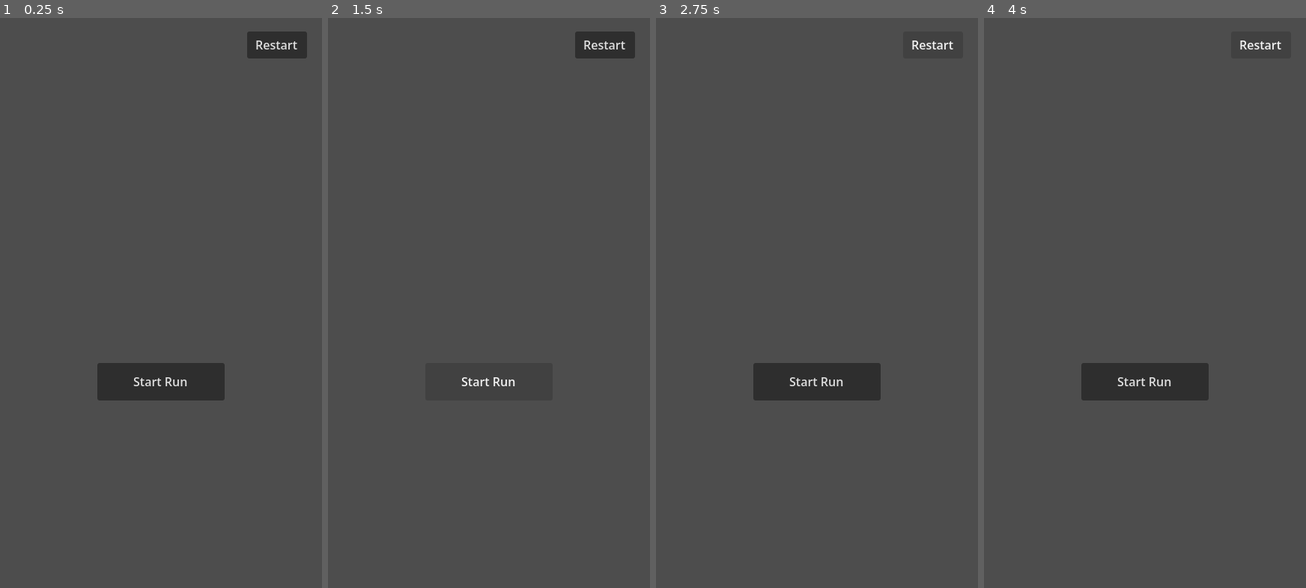
Above: before the commit, frames 1-4 (left to right).
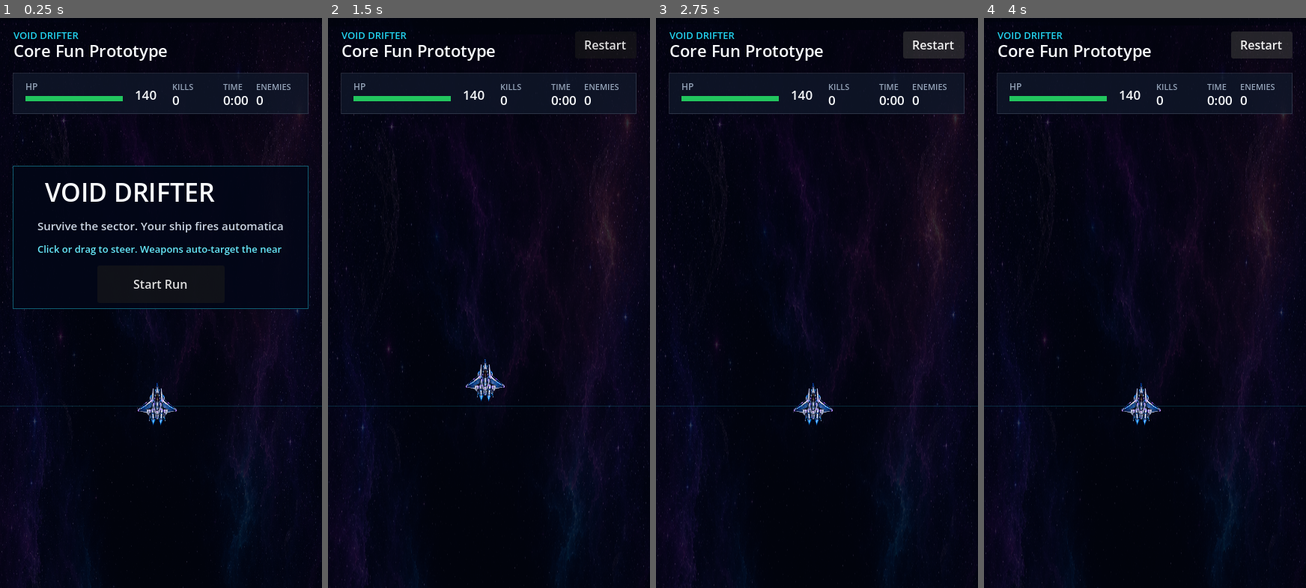
Above: after the commit, the same moments.

Repository: pflikweert/space-idle-game
Game: Godot game, scene res://scenes/main.tscn
Two runs of this game, one before a commit and one after it. Both use one fixed random seed, a clock stepped at 60 frames per second and the inputs below.
Inputs (mouse positions are in pixels of both pictures, inside the frame that each line leads up to):
- Up to frame 1 (0.25 s): no input
- Up to frame 2 (1.5 s): click "Start Run" at 0.5 s; click (489, 382) at 1.25 s, where only the run before the commit has a clickable "Start Run"
- Up to frame 3 (2.75 s): click "Restart" at 2 s
- Up to frame 4 (4 s): click "Restart" at 2.75 s; click "Restart" at 3.5 s

The runs differ from the first frame. In frame 1, 100% of the frame differs, in the area x 0-100%, y 0-100%; in frame 2, 100%; in frame 3, 100%; in frame 4, 100%.
Error before the commit: Parse Error: Cannot infer the type of "direction" variable because the value doesn't have a set type. (res://scripts/void_drifter_game.gd:213)
Error after the commit: Invalid assignment of property or key 'size' with value of type 'Vector2' on a base object of type 'Nil'. (res://scripts/void_drifter_game.gd:387)

Commit message:
Fix Godot web export after local install

Diff:
--- a/godot/void-drifter/project.godot
+++ b/godot/void-drifter/project.godot
@@ -1,13 +1,22 @@
 ; Engine configuration file.
-; Open this folder in Godot 4.x to run the VOID DRIFTER MVP scene.
+; It's best edited using the editor UI and not directly,
+; since the parameters that go here are not all obvious.
+;
+; Format:
+;   [section] ; section goes between []
+;   param=value ; assign values to parameters
 
 config_version=5
+
+[animation]
+
+compatibility/default_parent_skeleton_in_mesh_instance_3d=true
 
 [application]
 
 config/name="VOID DRIFTER MVP"
 run/main_scene="res://scenes/main.tscn"
-config/features=PackedStringArray("4.3")
+config/features=PackedStringArray("4.6")
 config/icon="res://assets/player_ship/player_ship_idle.png"
 
 [display]
--- a/godot/void-drifter/scripts/void_drifter_game.gd
+++ b/godot/void-drifter/scripts/void_drifter_game.gd
@@ -210,7 +210,7 @@
 			nearest = enemy
 			nearest_distance = enemy_distance
 
-	var direction := (nearest.position - player_position).normalized()
+	var direction: Vector2 = (nearest.position - player_position).normalized()
 	bullets.append({
 		"id": next_id,
 		"position": Vector2(player_position.x, player_position.y - player.radius),
@@ -223,7 +223,7 @@
 func _update_enemy_movement(delta: float) -> void:
 	var player_position: Vector2 = player.position
 	for enemy in enemies:
-		var direction := (player_position - enemy.position).normalized()
+		var direction: Vector2 = (player_position - enemy.position).normalized()
 		enemy.position += direction * enemy.speed * delta
 
 func _update_projectiles(delta: float) -> void:
Not shown, added: godot/void-drifter/assets/backgrounds/bg_far_stars.png.import
Not shown, added: godot/void-drifter/assets/backgrounds/bg_mid_nebula.png.import
Not shown, added: godot/void-drifter/assets/backgrounds/bg_near_asteroids.png.import
Not shown, added: godot/void-drifter/assets/player_ship/player_ship_bank_left.png.import
Not shown, added: godot/void-drifter/assets/player_ship/player_ship_bank_right.png.import
Not shown, added: godot/void-drifter/assets/player_ship/player_ship_damaged.png.import
Not shown, added: godot/void-drifter/assets/player_ship/player_ship_idle.png.import
Not shown, added: godot/void-drifter/scripts/void_drifter_game.gd.uid
Not shown, changed: docs/upload/chatgpt-project-context.md
